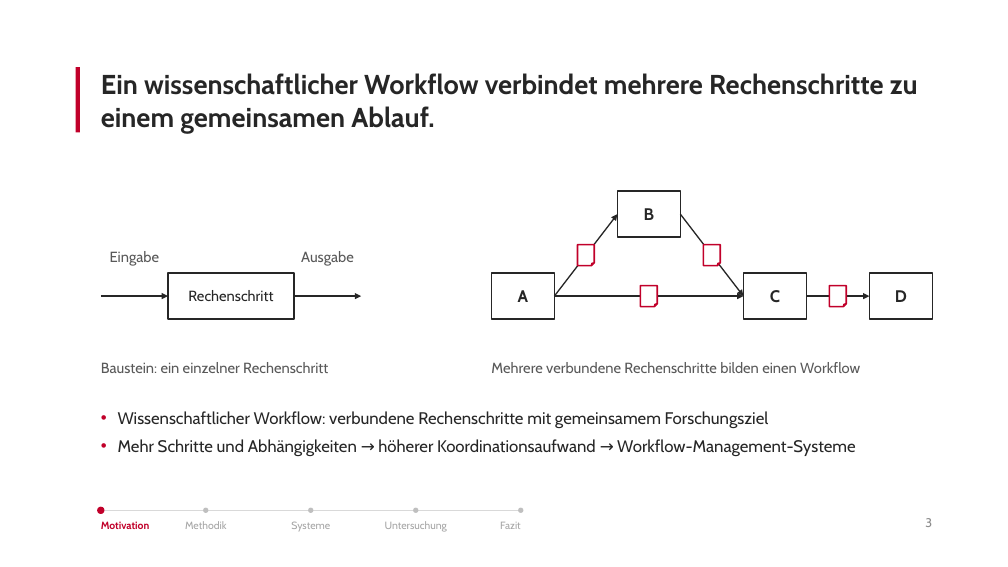
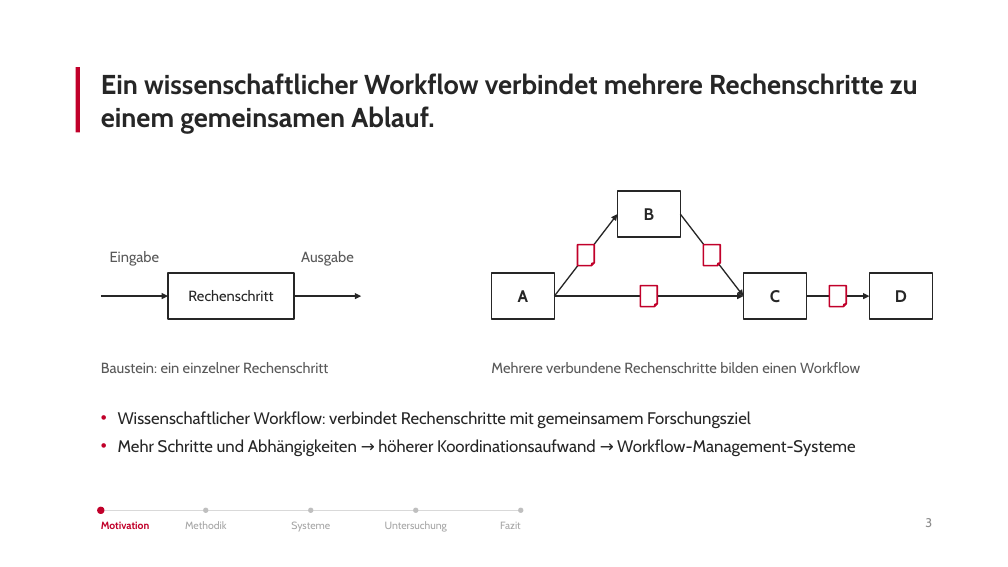
Before and after one commit to antahiri/bachelorarbeit-wms, a slide deck: slide 3 of Präsentation-Kolloqium.pptx. Drawn at 1008x567 pixels with LibreOffice and Linux fonts; fonts in the diff are those of the drawing. Boxes give left, top, right and bottom in pixels: in the first picture for what was removed or moved away, otherwise in the second. Text is boxed around its words. In the diff, an @@ line names an element or a change of style, - is before the commit and + after.

```diff
--- a/Präsentation-Kolloqium.pptx
+++ b/Präsentation-Kolloqium.pptx
@@ text at <box>118,411,751,428</box>: text changed @@
-• Wissenschaftlicher Workflow: verbundene Rechenschritte mit gemeinsamem Forschungsziel
+• Wissenschaftlicher Workflow: verbindet Rechenschritte mit gemeinsamem Forschungsziel
```
Also in this commit, not shown: 1 other slide changed.
